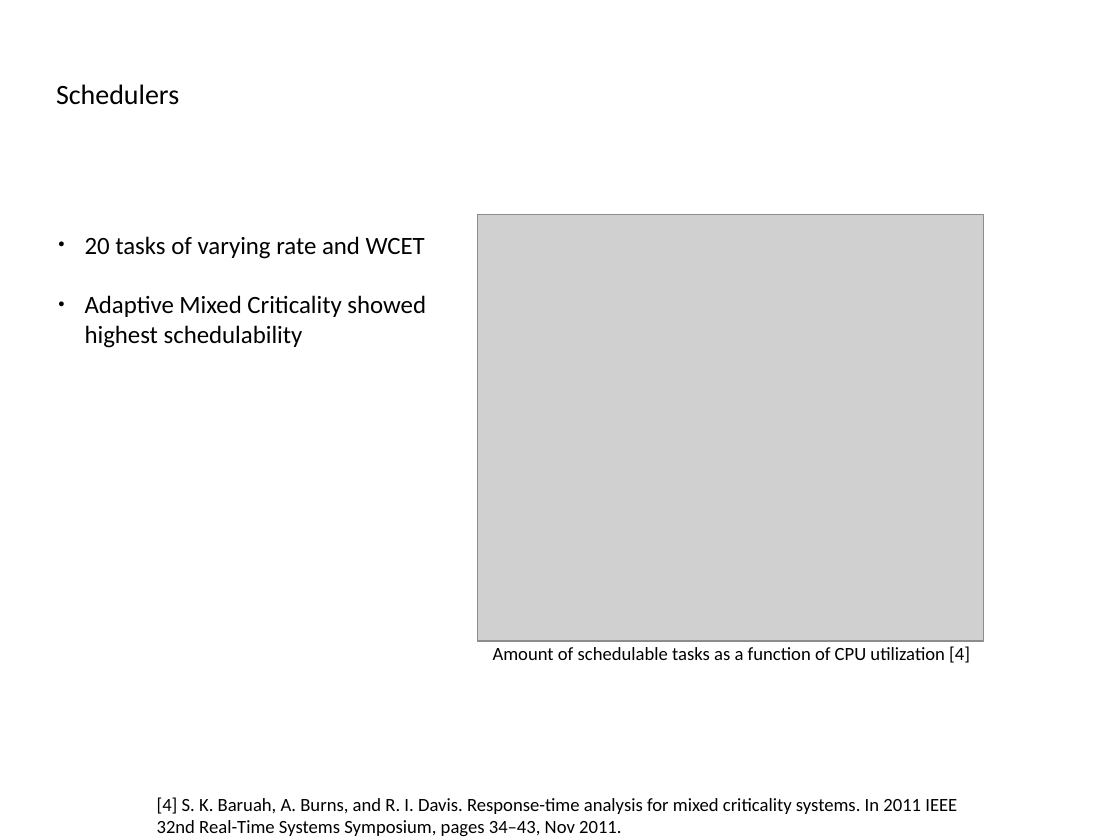
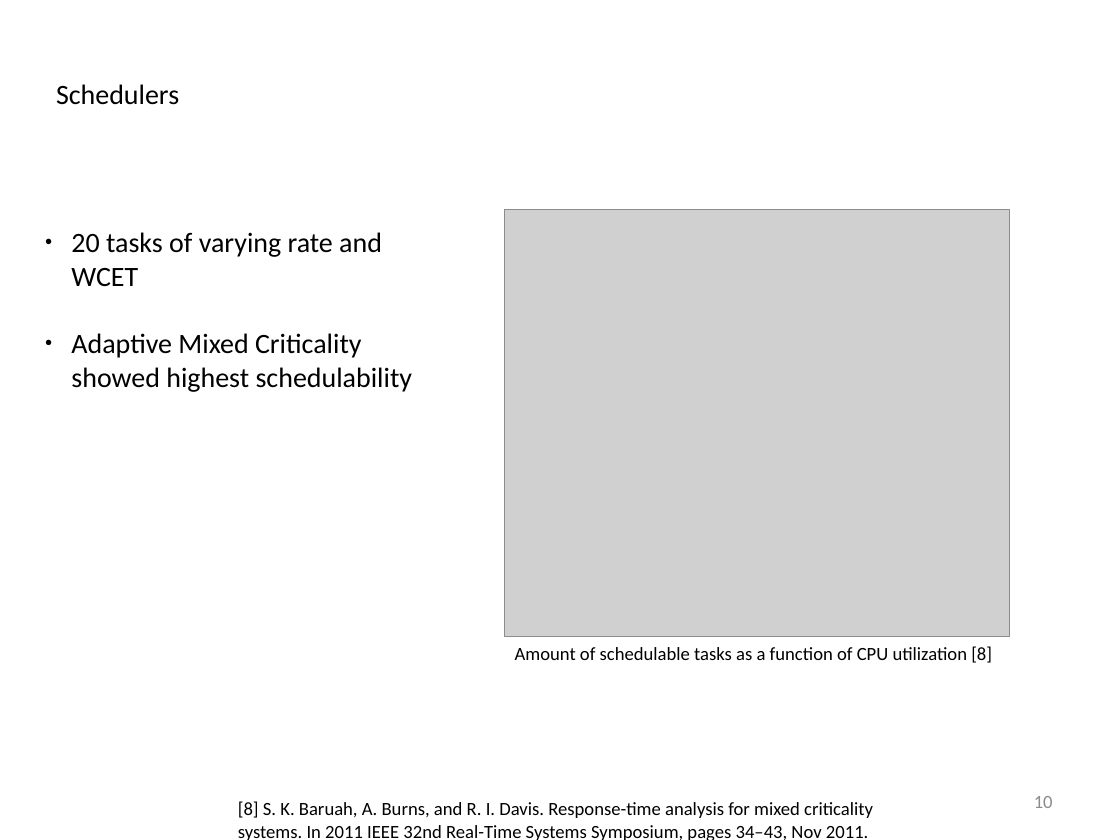
Before and after one commit to afcmrp/exjobb, a slide deck: slide 10 of Admin/presentation_20170317.odp. Drawn at 1120x840 pixels with LibreOffice and Linux fonts; fonts in the diff are those of the drawing; grey boxes stand for pictures; background and template pictures are left out. Boxes give left, top, right and bottom in pixels: in the first picture for what was removed or moved away, otherwise in the second. Text is boxed around its words. In the diff, an @@ line names an element or a change of style, - is before the commit and + after.

Commit message:
Updated presentation and added ppt format

```diff
--- a/Admin/presentation_20170317.odp
+++ b/Admin/presentation_20170317.odp
@@ picture: place and size @@
-picture at bbox=[478, 214, 983, 641]
+picture at bbox=[504, 209, 1009, 636]
@@ text "20 tasks of varying rate ...": place and size @@
-text "20 tasks of varying rate ..." at bbox=[85, 236, 426, 348]
+text "20 tasks of varying rate ..." at bbox=[71, 232, 412, 392]
@@ text "20 tasks of varying rate ..." at bbox=[71, 232, 412, 392]: size 16 to 18 pt @@
@@ text at bbox=[515, 646, 992, 663]: text changed @@
-Amount of schedulable tasks as a function of CPU utilization [4]
+Amount of schedulable tasks as a function of CPU utilization [8]
@@ text at bbox=[238, 801, 873, 840]: text changed @@
-[4] S. K. Baruah, A. Burns, and R. I. Davis. Response-time analysis for mixed criticality systems. In 2011 IEEE 32nd Real-Time Systems Symposium, pages 34–43, Nov 2011.
+[8] S. K. Baruah, A. Burns, and R. I. Davis. Response-time analysis for mixed criticality systems. In 2011 IEEE 32nd Real-Time Systems Symposium, pages 34–43, Nov 2011.
@@ page number added at bbox=[1034, 796, 1053, 808], 12 pt, text #8B8B8B @@
+10
```
Also in this commit, not shown: 8 other slides changed, 4 slides added, 1 other file.
